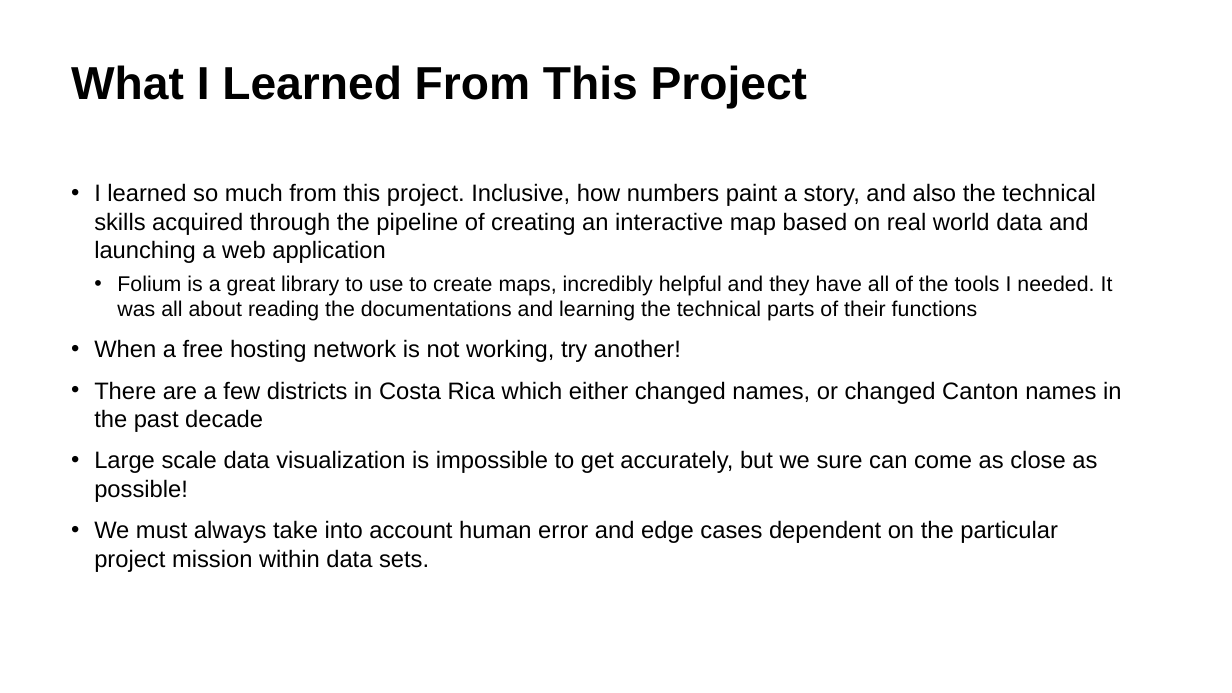
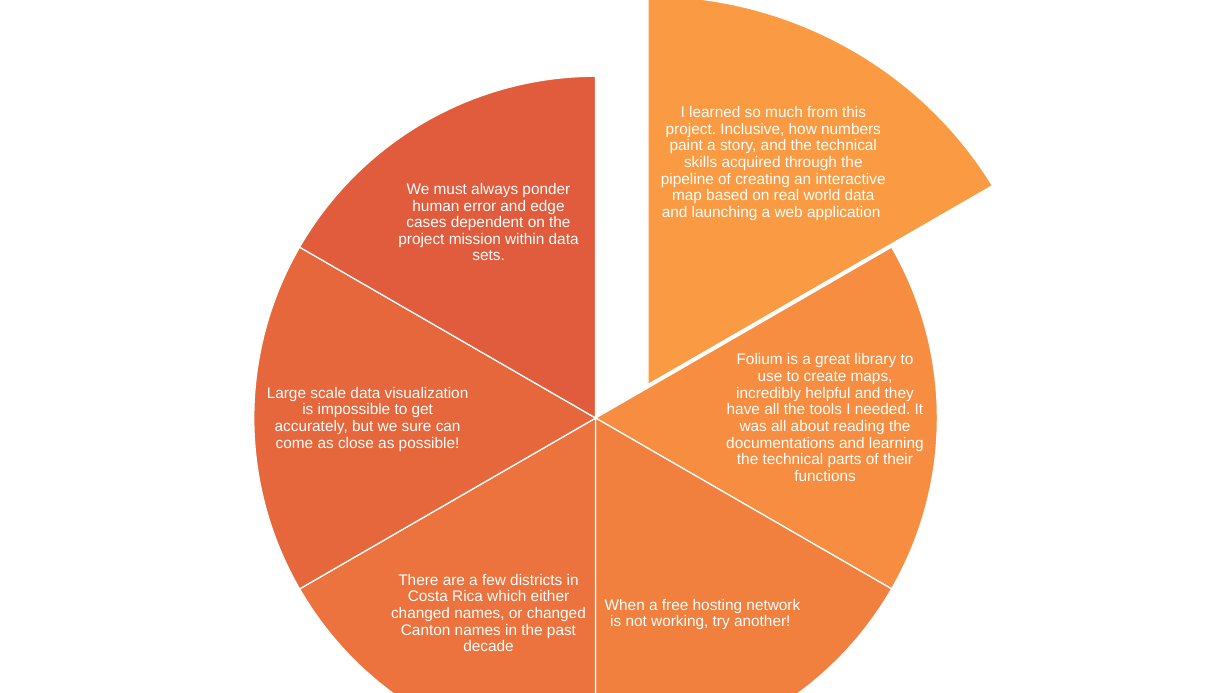
Before and after one commit to jennymorganryan/Crime-in-Costa-Rica, a slide deck: slide 9 of Costa RIca Crime Data Visualization Web Application.pptx (slide 8 before the commit). Drawn at 1232x693 pixels with LibreOffice and Linux fonts; fonts in the diff are those of the drawing; background and template pictures are left out; a plain dark background stands for a picture behind light text. Boxes give left, top, right and bottom in pixels: in the first picture for what was removed or moved away, otherwise in the second. Text is boxed around its words. In the diff, an @@ line names an element or a change of style, - is before the commit and + after.

```diff
--- a/Costa RIca Crime Data Visualization Web Application.pptx
+++ b/Costa RIca Crime Data Visualization Web Application.pptx
@@ background #FFFFFF to picture (left out) @@
@@ rectangle added at (0, 0, 1232, 693), fill #FFFFFF @@
@@ title "What I Learned From This ...": place and size @@
-title "What I Learned From This ..." at (71, 65, 808, 109)
+title "What I Learned From This ..." at (63, 0, 1169, 33)
@@ title "What I Learned From This ..." at (63, 0, 1169, 33): text colour #000000 to #FFFFFF; alignment left to centre @@
@@ text removed at (94, 183, 1121, 572) @@
-• I learned so much from this project. Inclusive, how numbers paint a story, and also the technical skills acquired through the pipeline of creating an interactive map based on real world data and launching a web application
-  • Folium is a great library to use to create maps, incredibly helpful and they have all of the tools I needed. It was all about reading the documentations and learning the technical parts of their functions
-• When a free hosting network is not working, try another!
-• There are a few districts in Costa Rica which either changed names, or changed Canton names in the past decade
-• Large scale data visualization is impossible to get accurately, but we sure can come as close as possible!
-• We must always take into account human error and edge cases dependent on the particular project mission within data sets.
@@ group added at (247, 0, 1049, 693): 6 pie slice (boxed as its full ellipse)s, 6 texts @@
+I learned so much from this project. Inclusive, how numbers paint a story, and the technical skills acquired through the pipeline of creating an interactive map based on real world data and launching a web application
+Folium is a great library to use to create maps, incredibly helpful and they have all the tools I needed. It was all about reading the documentations and learning the technical parts of their functions
+When a free hosting network is not working, try another!
+There are a few districts in Costa Rica which either changed names, or changed Canton names in the past decade
+Large scale data visualization is impossible to get accurately, but we sure can come as close as possible!
+We must always ponder human error and edge cases dependent on the project mission within data sets.
```
Also in this commit, not shown: 6 other slides changed, 1 slide added.
